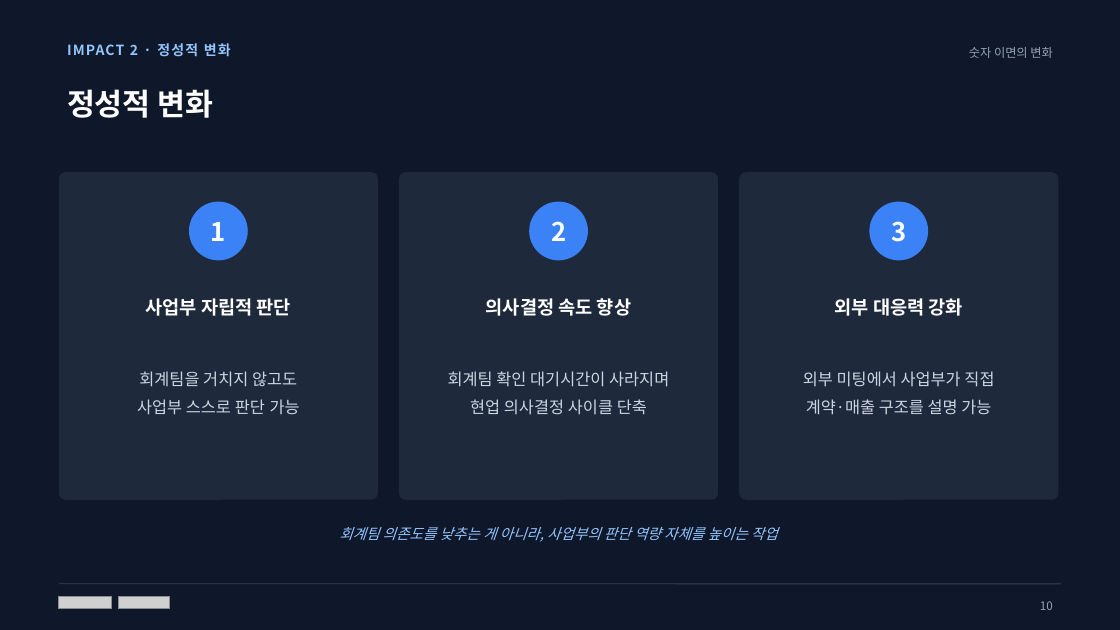
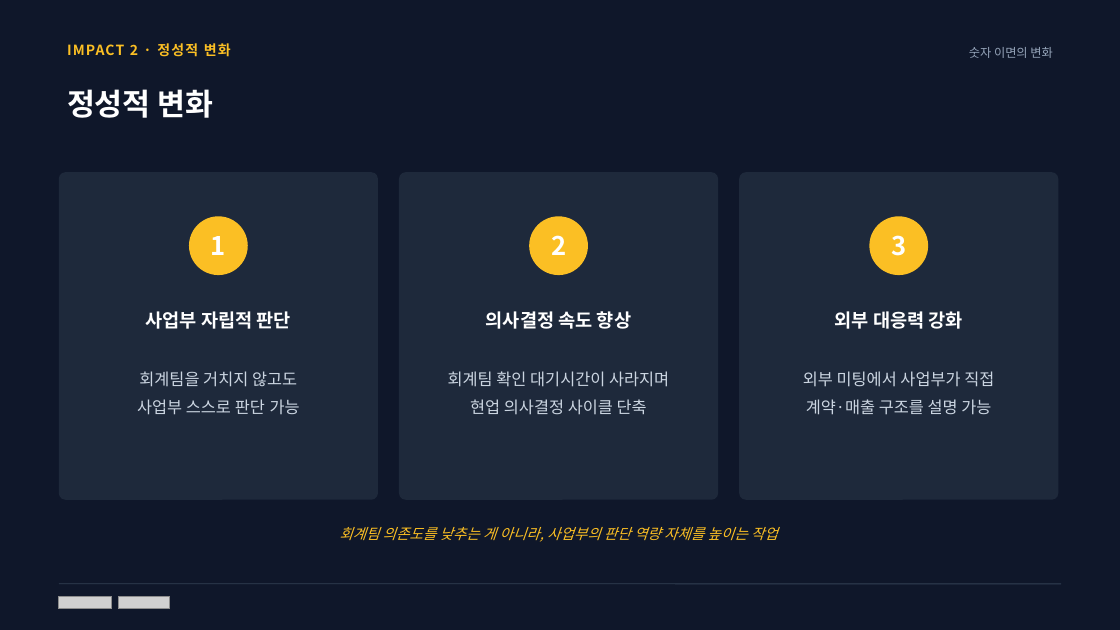
Before and after one commit to mdj11-netizen/vs-code, a slide deck: slide 26 of 과제pt/PPT/최종발표_회계Wiki구축_문동진_v2.pptx (slide 12 before the commit). Drawn at 1120x630 pixels with LibreOffice and Linux fonts; fonts in the diff are those of the drawing; grey boxes stand for pictures. Boxes give left, top, right and bottom in pixels: in the first picture for what was removed or moved away, otherwise in the second. Text is boxed around its words. In the diff, an @@ line names an element or a change of style, - is before the commit and + after.

```diff
--- a/과제pt/PPT/최종발표_회계Wiki구축_문동진_v2.pptx
+++ b/과제pt/PPT/최종발표_회계Wiki구축_문동진_v2.pptx
@@ text "IMPACT 2 · 정성적 변화" at <box>67,43,231,57</box>: text colour #93C5FD to #FBBF24 @@
@@ 6 texts, 3 ellipses: place and size @@
-6 texts, 3 ellipses at <box>146,202,963,316</box>
+6 texts, 3 ellipses at <box>146,217,963,329</box>
@@ fill #3B82F6 to #FBBF24 in 3 elements at <box>189,217,248,276</box>, <box>529,217,588,276</box>, <box>870,217,928,276</box> @@
@@ text "회계팀 의존도를 낮추는 게 아니라, ..." at <box>339,527,778,542</box>: text colour #93C5FD to #FBBF24 @@
@@ text removed at <box>1040,601,1053,610</box> @@
-10
```
Also in this commit, not shown: 12 other slides changed, 15 slides added, 2 slides removed, 6 other files.
